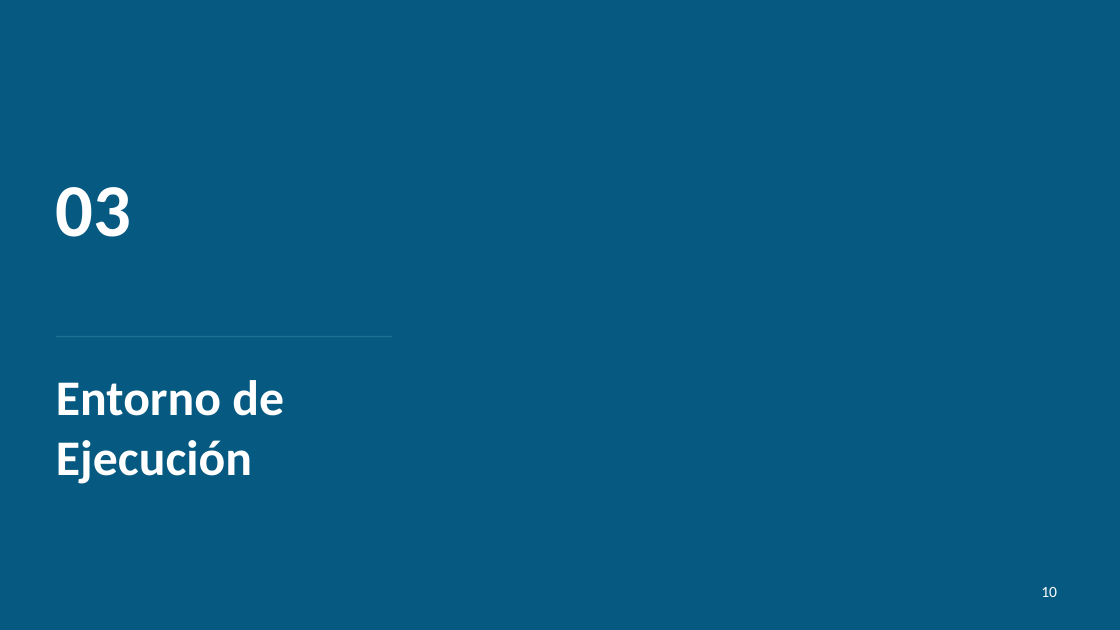
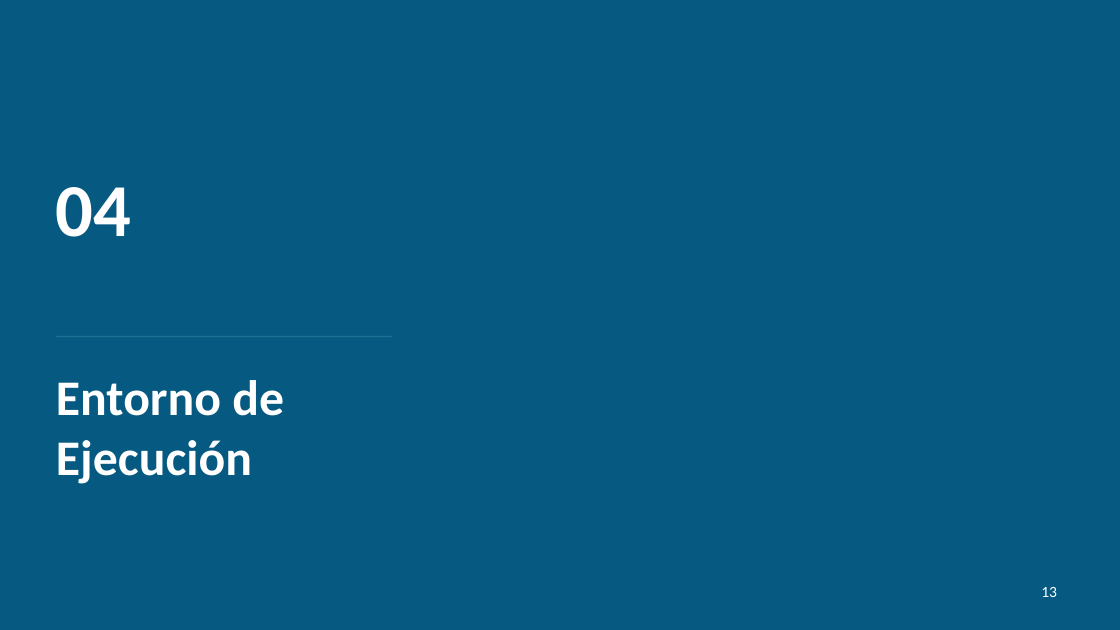
Before and after one commit to jffp-alt/matrix-benchmark, a slide deck: slide 13 of results/Semana2_Benchmark_Matrices.pptx (slide 10 before the commit). Drawn at 1120x630 pixels with LibreOffice and Linux fonts; fonts in the diff are those of the drawing. Boxes give left, top, right and bottom in pixels: in the first picture for what was removed or moved away, otherwise in the second. Text is boxed around its words. In the diff, an @@ line names an element or a change of style, - is before the commit and + after.

```diff
--- a/results/Semana2_Benchmark_Matrices.pptx
+++ b/results/Semana2_Benchmark_Matrices.pptx
@@ text at (56,187,132,237): text changed @@
-03
+04
@@ page number at (1041,587,1057,597): text changed @@
-10
+13
```
Also in this commit, not shown: 7 other slides changed, 3 slides added, 3 slides removed.
